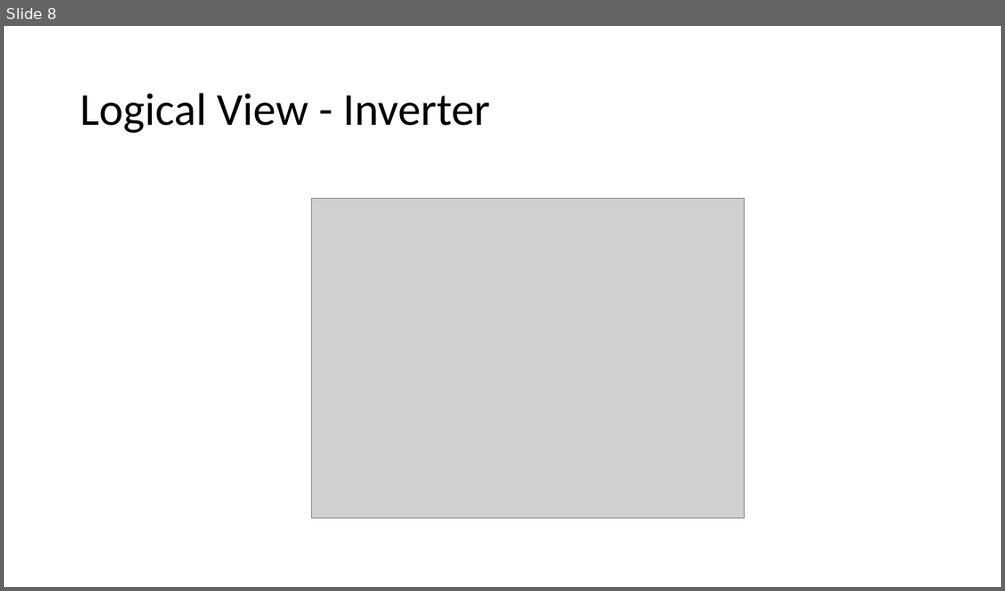
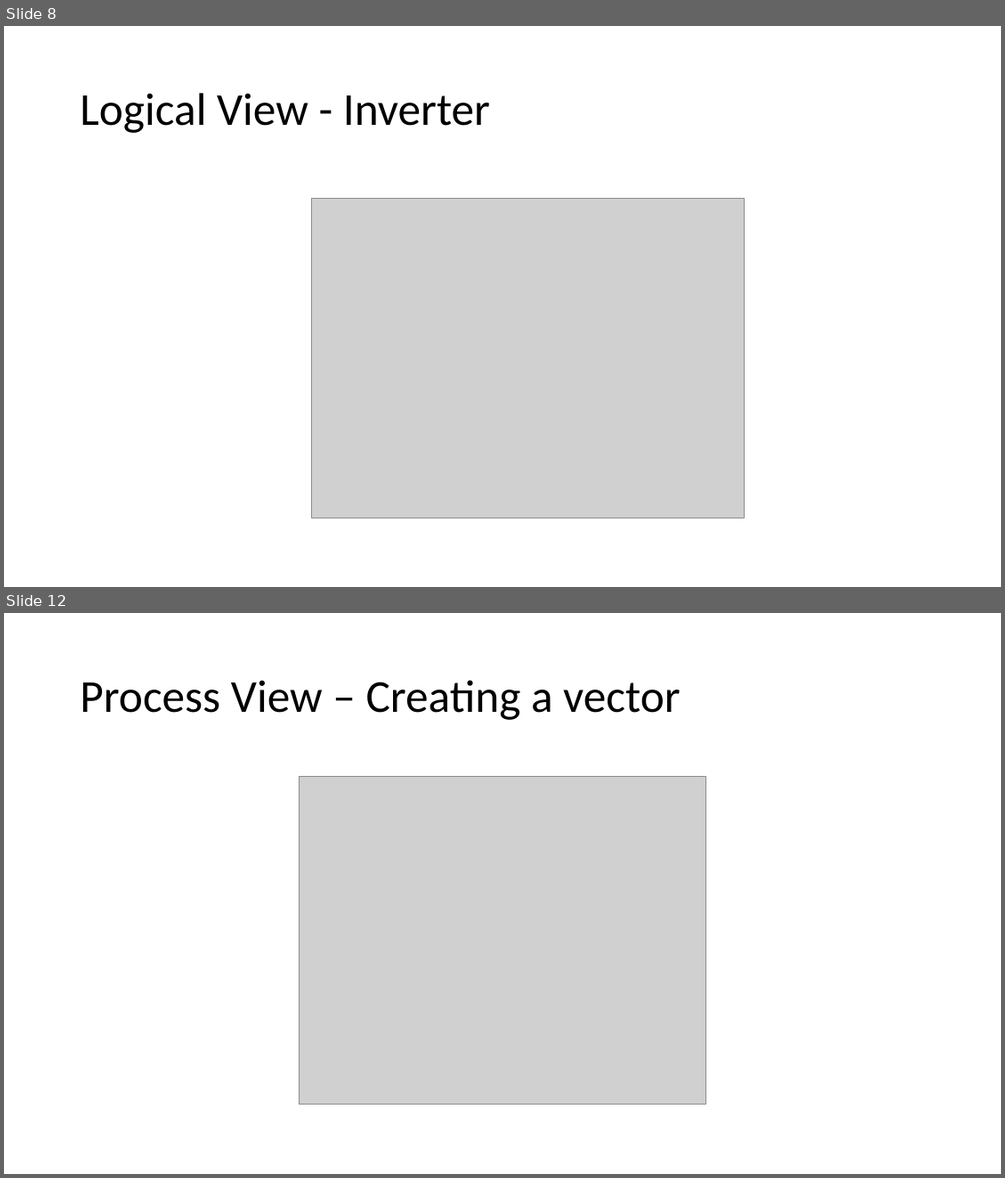
Before and after one commit to vkostyukov/la4j, a slide deck: ArchSW-docs/La4j.pptx. Shown one above the other, each under a label of ours: slide 8 before the commit, slides 8 and 12 after it; the slides between them are not shown. The pictures are 1005x591 and 1005x1178 pixels, drawn with LibreOffice and Linux fonts; fonts in the diff are those of the drawing; grey boxes stand for pictures. Boxes give left, top, right and bottom in pixels: in the first picture for what was removed or moved away, otherwise in the second. Text is boxed around its words. In the diff, an @@ line names an element or a change of style, - is before the commit and + after.

```diff
--- a/ArchSW-docs/La4j.pptx
+++ b/ArchSW-docs/La4j.pptx
@@ slide 12 added at [4,613,1001,1174], background #FFFFFF @@
@@ title added at [80,680,680,720], 44 pt, text #000000 @@
+Process View – Creating a vector
@@ picture added at [299,777,706,1104] @@
```
Also in this commit, not shown: 10 other slides added.
